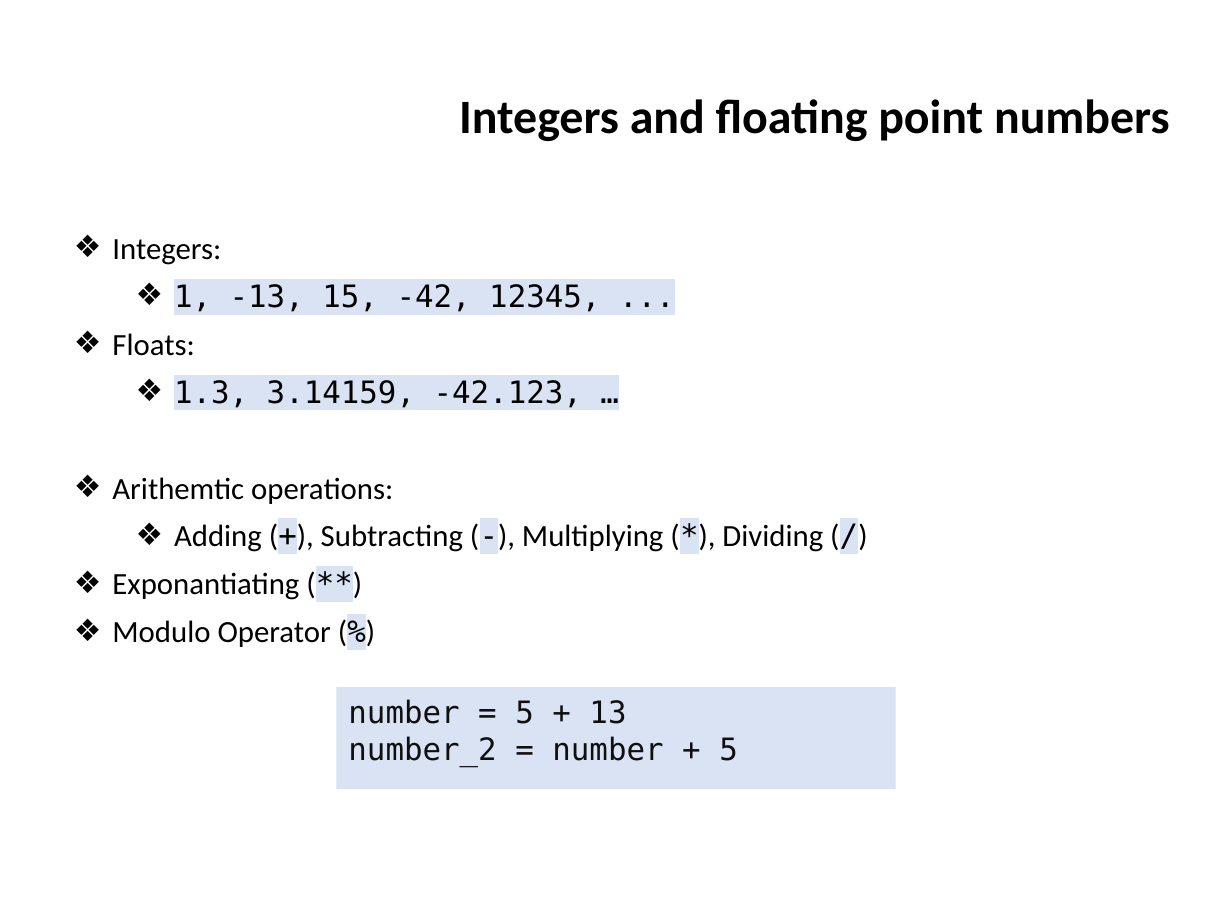
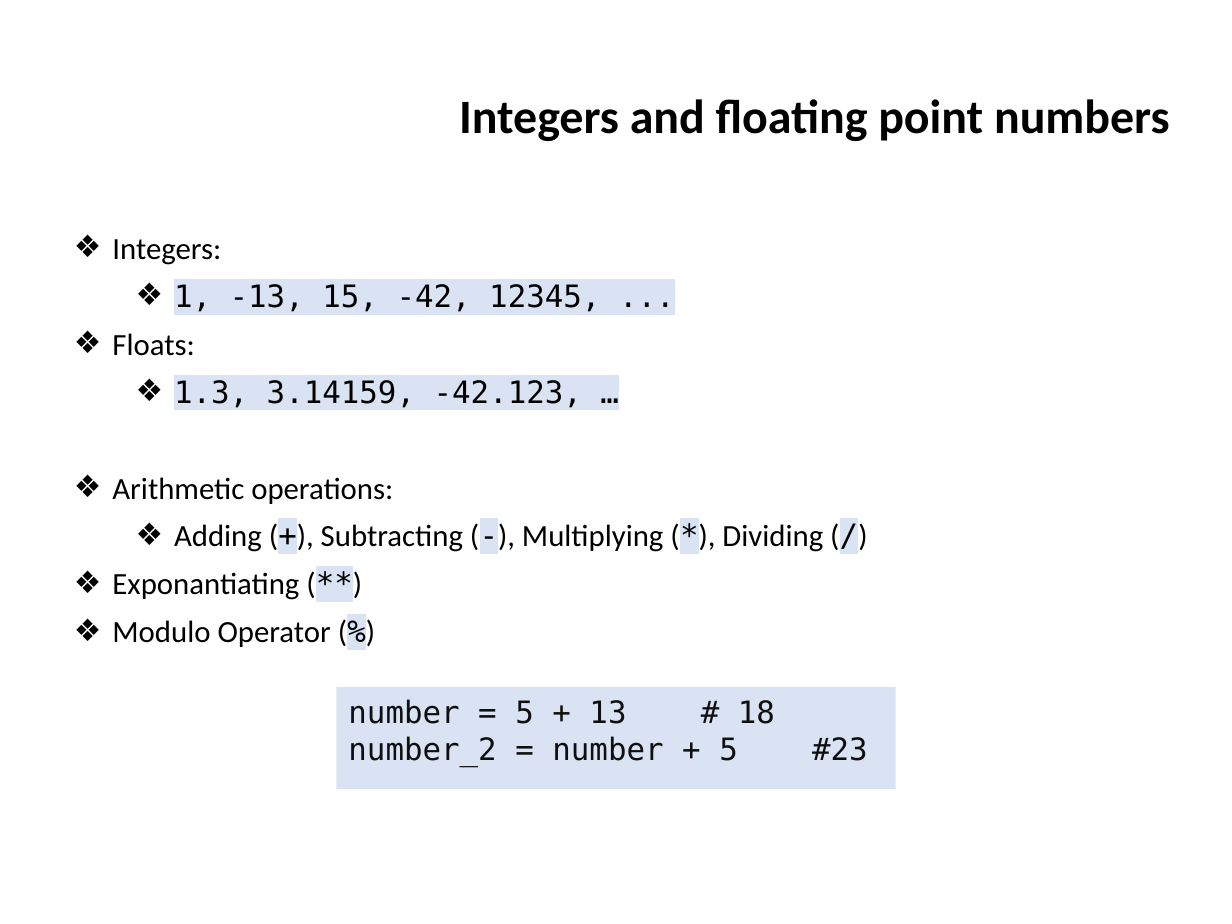
Before and after one commit to ifromm/fcsp, a slide deck: slide 12 of Slides/unit_4_prog_1.pptx (slide 60 before the commit). Drawn at 1232x924 pixels with LibreOffice and Linux fonts; fonts in the diff are those of the drawing; background and template pictures are left out. Boxes give left, top, right and bottom in pixels: in the first picture for what was removed or moved away, otherwise in the second. Text is boxed around its words. In the diff, an @@ line names an element or a change of style, - is before the commit and + after.

```diff
--- a/Slides/unit_4_prog_1.pptx
+++ b/Slides/unit_4_prog_1.pptx
@@ text at box(112, 477, 393, 504): text changed @@
-❖ Arithemtic operations:
+❖ Arithmetic operations:
@@ text in rectangle at box(348, 699, 868, 767): text changed @@
-number = 5 + 13
-number_2 = number + 5
+number = 5 + 13 # 18
+number_2 = number + 5 #23
```
Also in this commit, not shown: 24 other slides changed, 49 slides removed.
